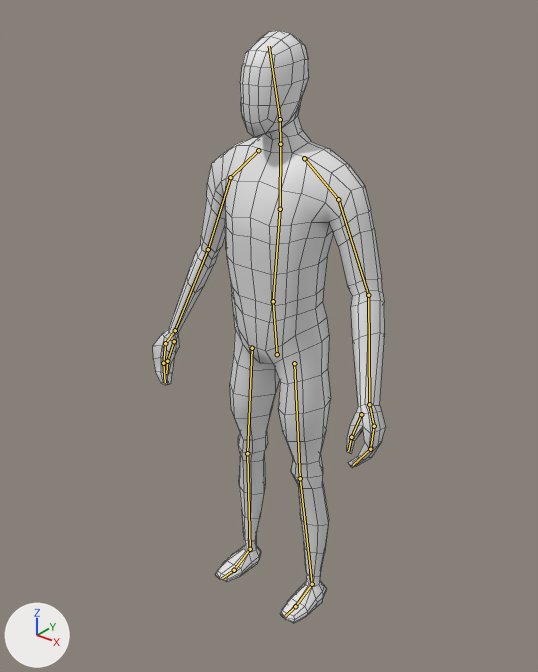
A saved change to the Blender file By-Community/Brackeys - RPG Tutorial/Assets/Raws/Character.blend.
Before and after are seen from a camera (50 mm lens) standing at (1.272, -1.625, 2.002) and looking at (-0.024, -0.005, 0.997). The axes (+X, +Y, +Z) are drawn at lower left. The lights are the same throughout. The bones that bend it are drawn over the model as lines. Mesh edges are drawn as thin lines.
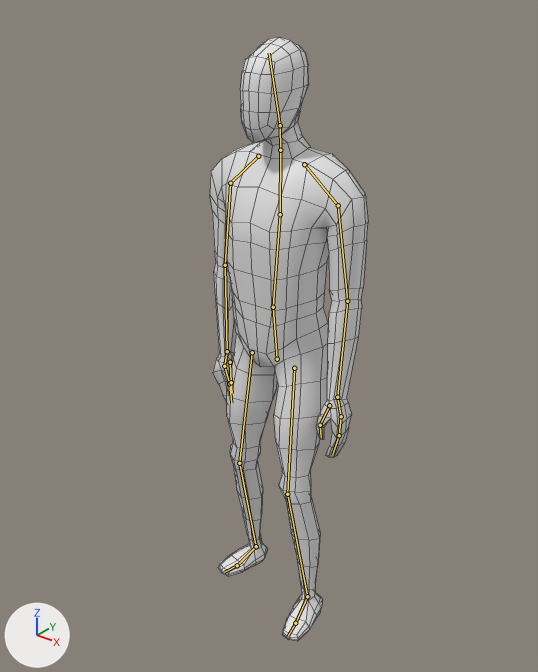
The newer file adds an action. The first version stands in its rest pose; the second is drawn at frame 1 of the action 'Idle'.

What the commit changed:
Bone 'Hips' (bone_hips) moves from (0.0, 0.0, 0.0) to (0.0, -0.016, 0.002).
Bone 'Upper Arm.L' (bone_upper_arm_l) turns from (0, 0, 0) to (0, 1, -14) degrees about its own x, y and z.
Bone 'Lower Arm.L' (bone_lower_arm_l) turns from (0, 0, 0) to (-13, -1, -2) degrees about its own x, y and z.
Bone 'Hand.L' (bone_hand_l) turns from (0, 0, 0) to (-1, 0, 5) degrees about its own x, y and z.
Bone 'Fingers01.L' (bone_fingers01_l) turns from (0, 0, 0) to (0, 1, 5) degrees about its own x, y and z.
Bone 'Fingers02.L' (bone_fingers02_l) turns from (0, 0, 0) to (3, 13, 28) degrees about its own x, y and z.
Bone 'Thumb02.L' (bone_thumb02_l) turns from (0, 0, 0) to (1, 4, 19) degrees about its own x, y and z.
Bone 'Upper Arm.R' (bone_upper_arm_r) turns from (0, 0, 0) to (0, 0, 15) degrees about its own x, y and z.
Bone 'Lower Arm.R' (bone_lower_arm_r) turns from (0, 0, 0) to (-16, 1, 2) degrees about its own x, y and z.
Bone 'Hand.R' (bone_hand_r) turns from (0, 0, 0) to (-3, -1, 0) degrees about its own x, y and z.
Bone 'Fingers01.R' (bone_fingers01_r) turns from (0, 0, 0) to (0, -1, -5) degrees about its own x, y and z.
Bone 'Fingers02.R' (bone_fingers02_r) turns from (0, 0, 0) to (3, -13, -28) degrees about its own x, y and z.
Bone 'Thumb02.R' (bone_thumb02_r) turns from (0, 0, 0) to (1, -4, -19) degrees about its own x, y and z.
Bone 'Leg IK.L' (bone_leg_ik_l) moves from (0.0, 0.0, 0.0) to (-0.021, -0.054, 0.005).
Bone 'Leg IK.L' (bone_leg_ik_l) turns from (0, 0, 0) to (-5, 1, 10) degrees about its own x, y and z.
Bone 'Leg IK.R' (bone_leg_ik_r) moves from (0.0, 0.0, 0.0) to (-0.006, 0.027, 0.002).
Bone 'Leg IK.R' (bone_leg_ik_r) turns from (0, 0, 0) to (0, 0, -8) degrees about its own x, y and z.

Boxes [x1, y1, x2, y2] around the edits, measured in the pictures (538 x 672 px):
'Cube', posed (32% narrower): before [153, 30, 386, 623]; after [210, 37, 368, 642]
bone 'Hips', root to tip: before (277, 354) to (273, 301); after (277, 359) to (273, 307)
bone 'Upper Arm.L', root to tip: before (338, 199) to (368, 295); after (338, 205) to (347, 301)
bone 'Lower Arm.L', root to tip: before (368, 295) to (369, 404); after (347, 301) to (337, 397)
bone 'Hand.L', root to tip: before (369, 404) to (374, 426); after (337, 397) to (341, 416)
bone 'Fingers01.L', root to tip: before (374, 426) to (370, 449); after (341, 416) to (339, 435)
bone 'Fingers02.L', root to tip: before (370, 449) to (353, 465); after (339, 435) to (332, 455)
bone 'Thumb02.L', root to tip: before (351, 437) to (348, 451); after (320, 425) to (321, 437)
bone 'Upper Arm.R', root to tip: before (230, 177) to (208, 249); after (230, 183) to (225, 265)
bone 'Lower Arm.R', root to tip: before (208, 249) to (175, 330); after (225, 265) to (227, 351)
bone 'Hand.R', root to tip: before (175, 330) to (165, 343); after (227, 351) to (224, 366)
bone 'Fingers01.R', root to tip: before (165, 343) to (163, 363); after (224, 366) to (229, 383)
bone 'Fingers02.R', root to tip: before (163, 363) to (165, 382); after (229, 383) to (231, 402)
bone 'Thumb02.R', root to tip: before (167, 361) to (166, 373); after (231, 382) to (232, 393)
